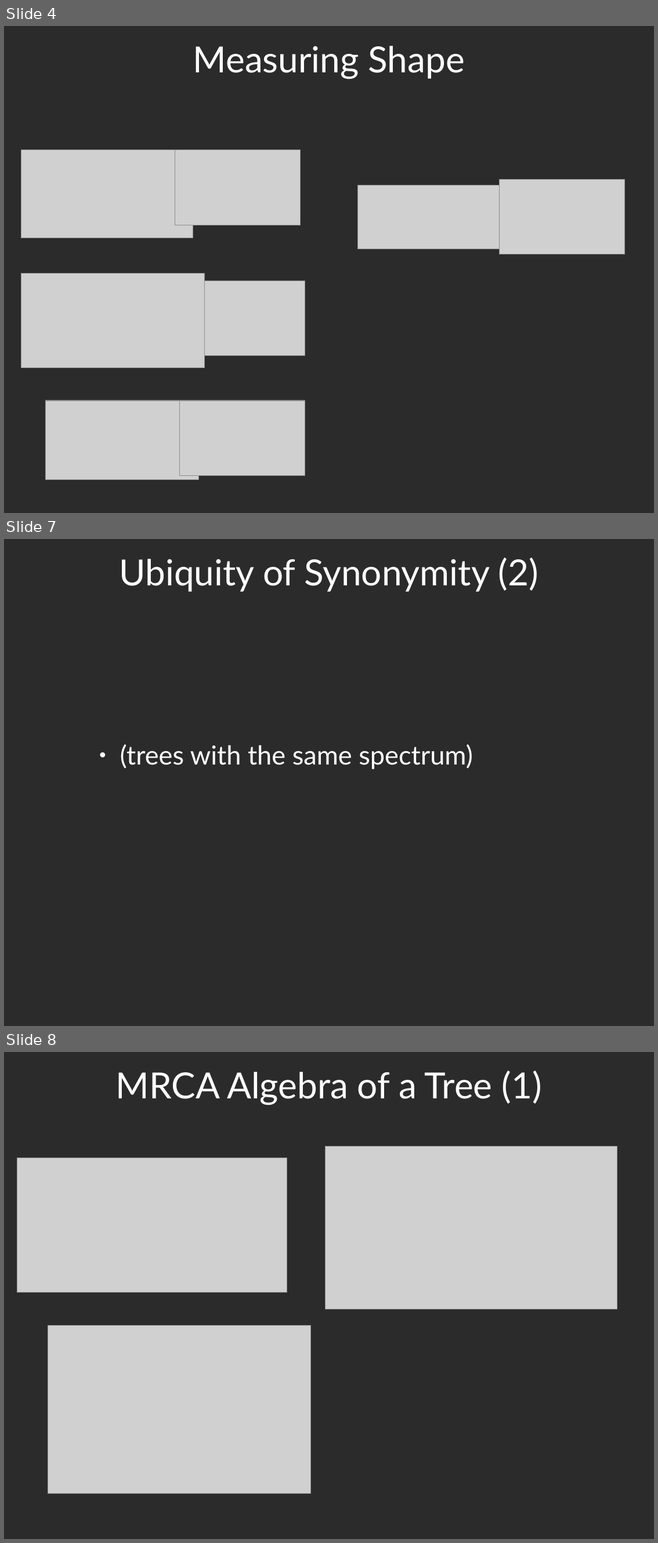
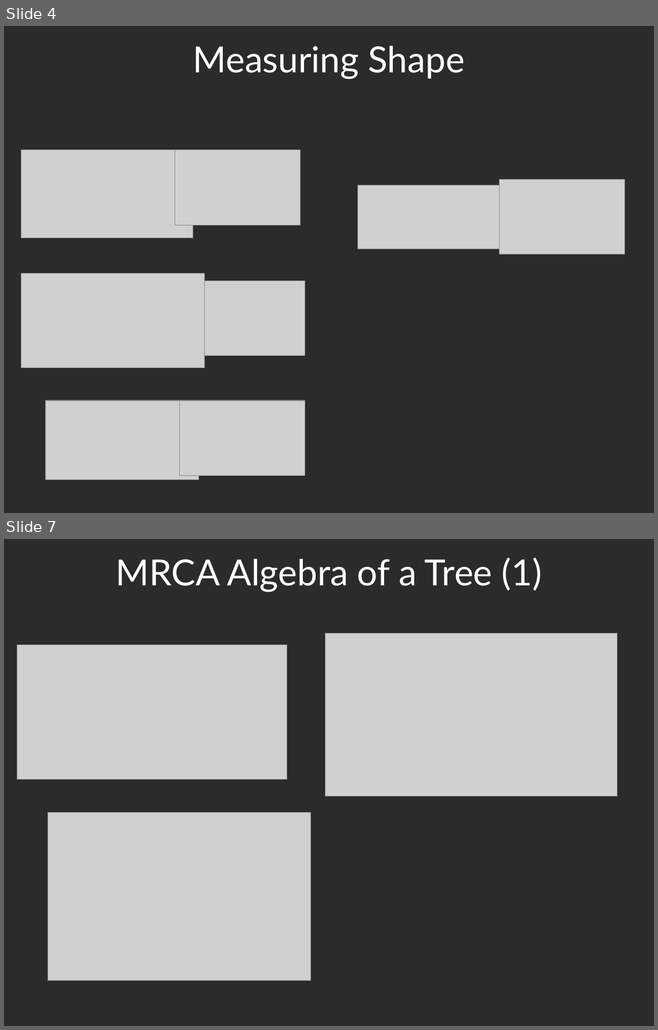
Before and after one commit to spiveeworks/treeshapes, a slide deck: presentation.odp. Shown one above the other, each under a label of ours: slides 4, 7 and 8 before the commit, slides 4 and 7 after it; the slides between them are not shown. The pictures are 658x1543 and 658x1030 pixels, drawn with LibreOffice and Linux fonts; fonts in the diff are those of the drawing; grey boxes stand for pictures; background and template pictures are left out; a plain dark background stands for a picture behind light text. Boxes give left, top, right and bottom in pixels: in the first picture for what was removed or moved away, otherwise in the second. Text is boxed around its words. In the diff, an @@ line names an element or a change of style, - is before the commit and + after.

```diff
--- a/presentation.odp
+++ b/presentation.odp
@@ slide 7 removed at [4,539,654,1026], background picture (left out) @@
@@ title removed at [119,558,538,592] @@
-Ubiquity of Synonymity (2)
@@ text removed at [120,744,473,769] @@
-● (trees with the same spectrum)
@@ what was slide 8 is now slide 7 @@
```
Also in this commit, not shown: 4 slides changed, 1 other file.
